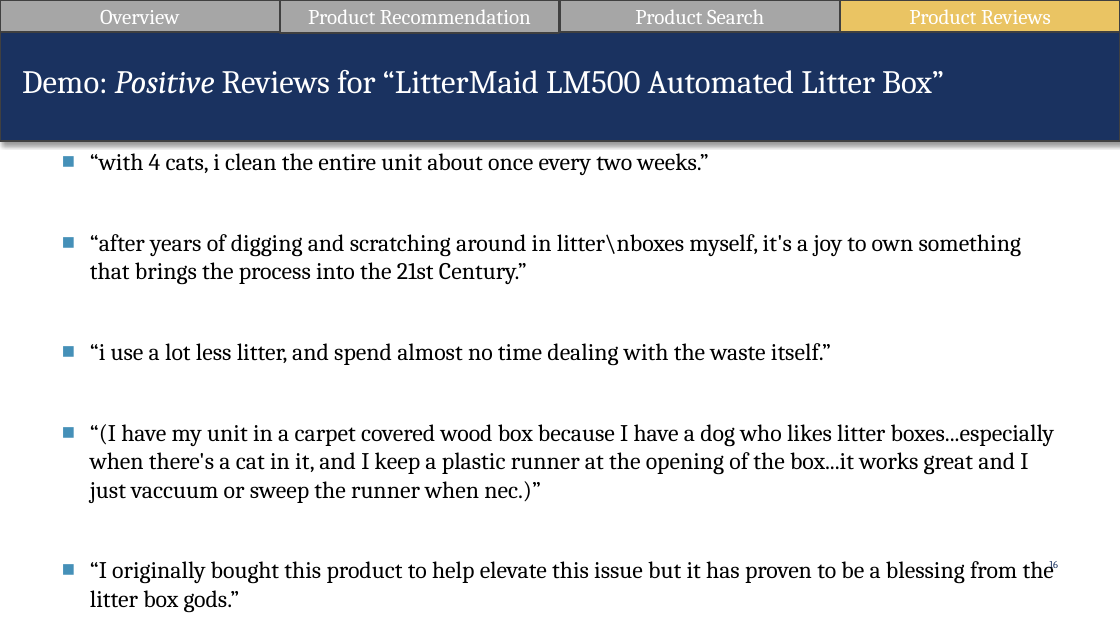
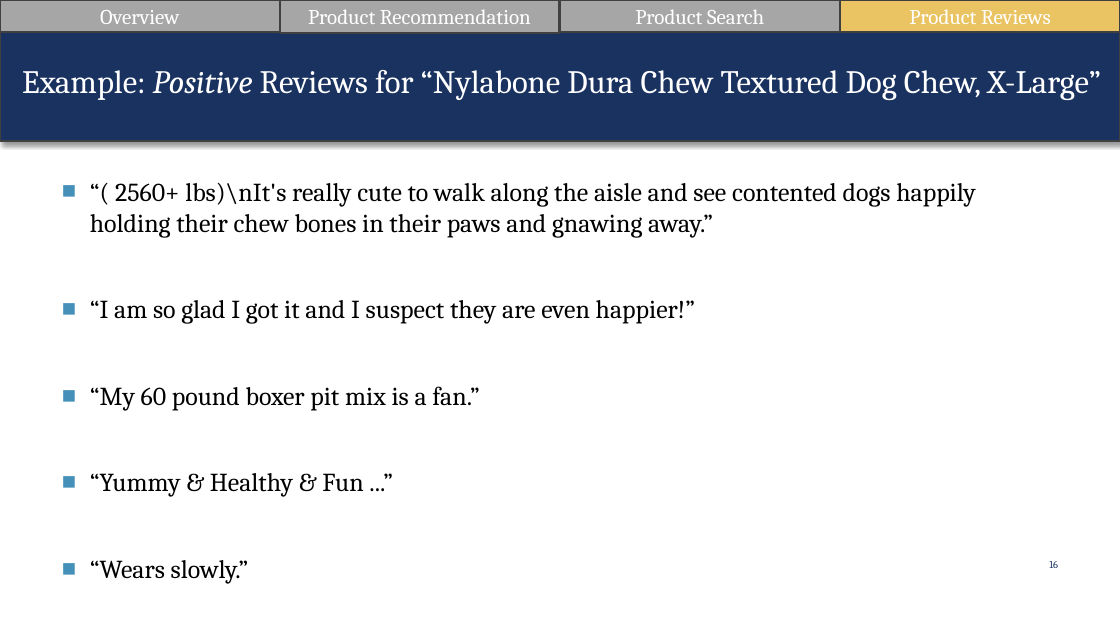
Before and after one commit to suesuyeonlim/final_project, a slide deck: slide 16 of Presentation.pptx. Drawn at 1120x630 pixels with LibreOffice and Linux fonts; fonts in the diff are those of the drawing. Boxes give left, top, right and bottom in pixels: in the first picture for what was removed or moved away, otherwise in the second. Text is boxed around its words. In the diff, an @@ line names an element or a change of style, - is before the commit and + after.

```diff
--- a/Presentation.pptx
+++ b/Presentation.pptx
@@ text at (22,70,1101,100): text changed @@
-Demo: Positive Reviews for “LitterMaid LM500 Automated Litter Box”
+Example: Positive Reviews for “Nylabone Dura Chew Textured Dog Chew, X-Large”
@@ text at (90,183,976,584): text changed; size 20.4 to 22.2 pt @@
-■ “with 4 cats, i clean the entire unit about once every two weeks.”
-■ “after years of digging and scratching around in litter\nboxes myself, it's a joy to own something that brings the process into the 21st Century.”
-■ “i use a lot less litter, and spend almost no time dealing with the waste itself.”
-■ “(I have my unit in a carpet covered wood box because I have a dog who likes litter boxes...especially when there's a cat in it, and I keep a plastic runner at the opening of the box...it works great and I just vaccuum or sweep the runner when nec.)”
-■ “I originally bought this product to help elevate this issue but it has proven to be a blessing from the litter box gods.”
+■ “( 2560+ lbs)\nIt's really cute to walk along the aisle and see contented dogs happily holding their chew bones in their paws and gnawing away.”
+■ “I am so glad I got it and I suspect they are even happier!”
+■ “My 60 pound boxer pit mix is a fan.”
+■ “Yummy & Healthy & Fun ...”
+■ “Wears slowly.”
```
Also in this commit, not shown: 9 other slides changed, 1 other file.
